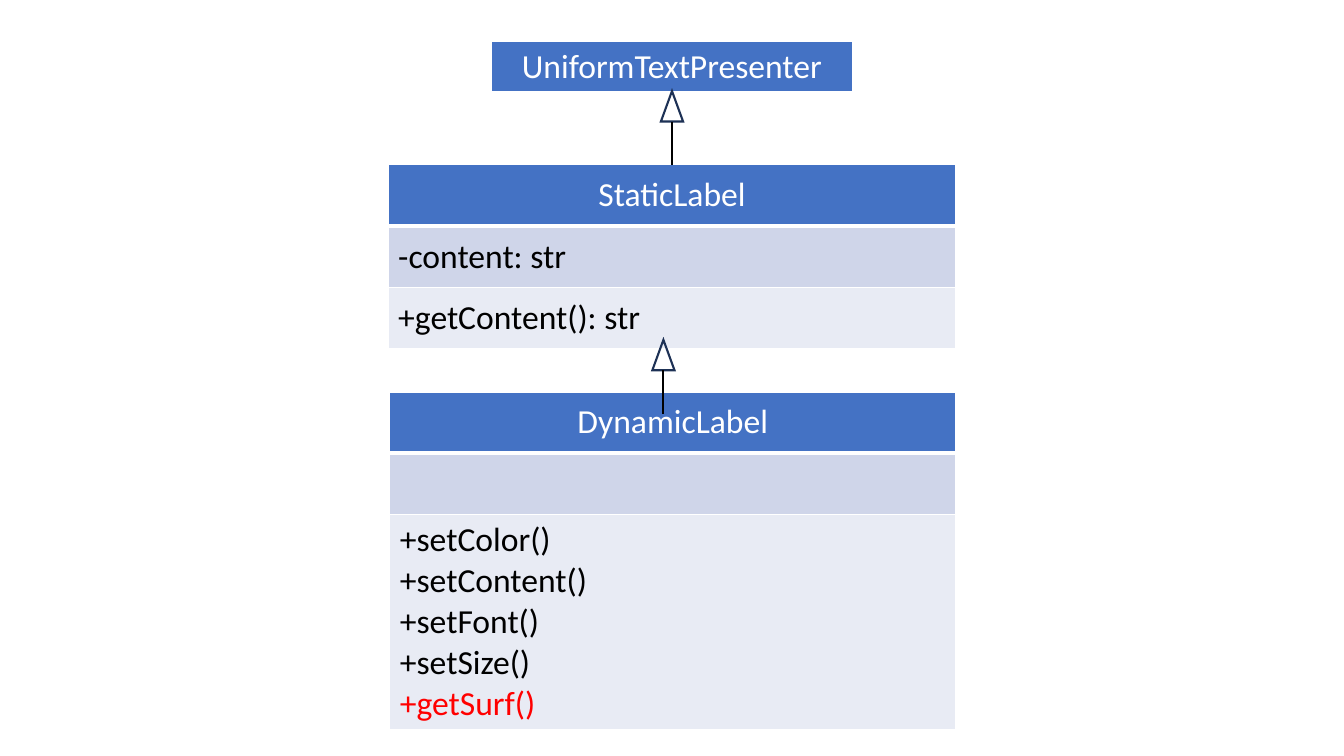
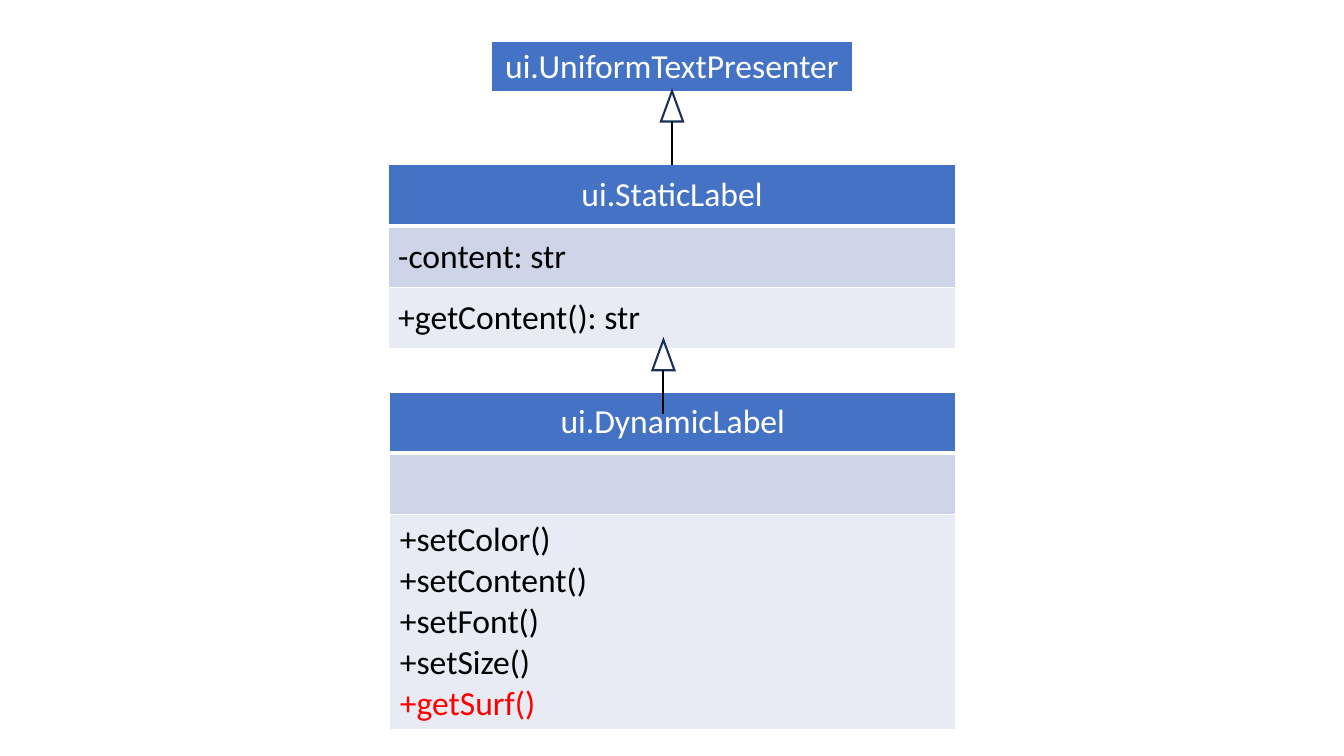
Before and after one commit to wertolf/vocabulary-builder, a slide deck: slide 6 of documentation/diagrams.pptx. Drawn at 1344x756 pixels with LibreOffice and Linux fonts; fonts in the diff are those of the drawing. Boxes give left, top, right and bottom in pixels: in the first picture for what was removed or moved away, otherwise in the second. Text is boxed around its words. In the diff, an @@ line names an element or a change of style, - is before the commit and + after.

```diff
--- a/documentation/diagrams.pptx
+++ b/documentation/diagrams.pptx
@@ table at (492, 41, 853, 92) @@
-row 1, column 1: UniformTextPresenter
+row 1, column 1: ui.UniformTextPresenter
@@ table at (388, 165, 956, 349) @@
-row 1, column 1: StaticLabel
+row 1, column 1: ui.StaticLabel
@@ table at (390, 392, 957, 727) @@
-row 1, column 1: DynamicLabel
+row 1, column 1: ui.DynamicLabel
```
Also in this commit, not shown: 3 other slides changed, 12 slides added, 12 other files.
